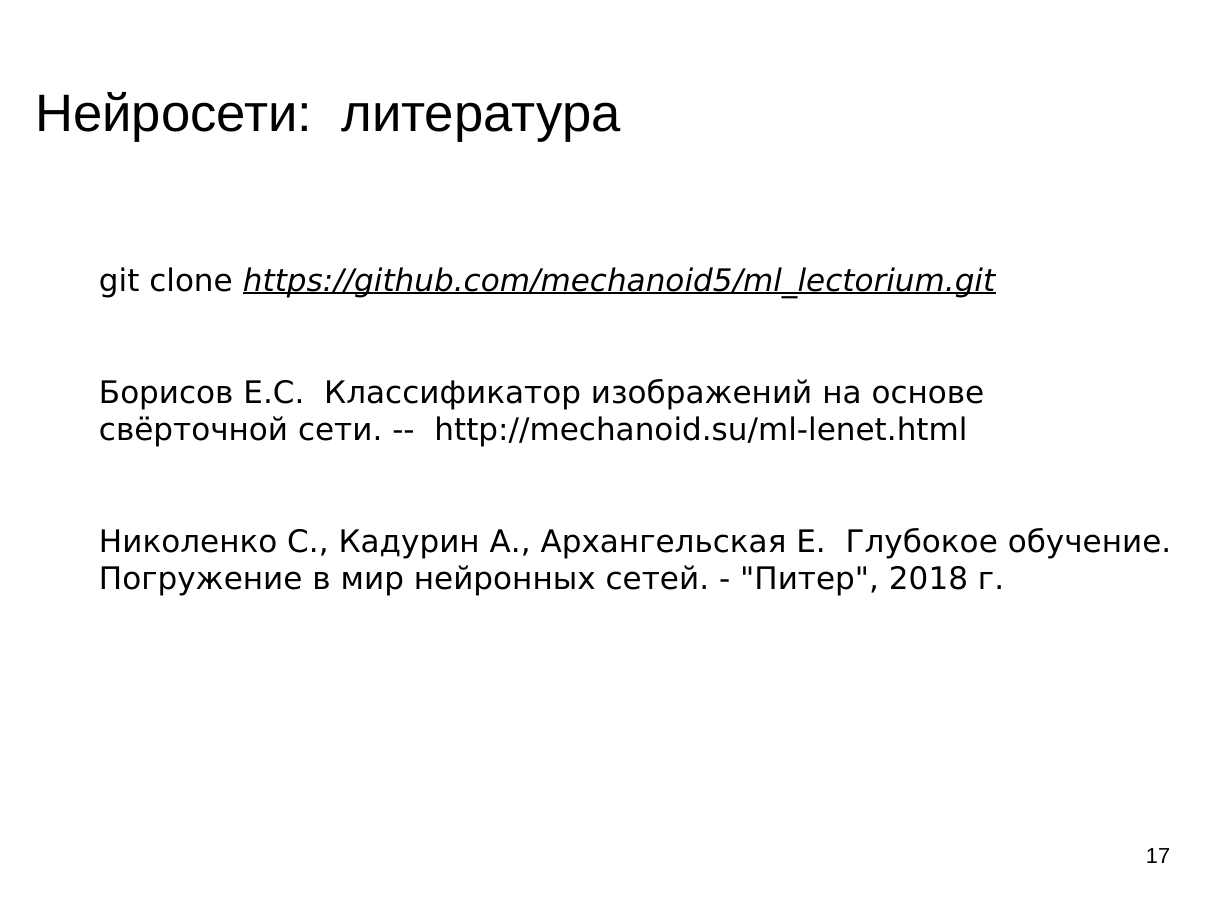
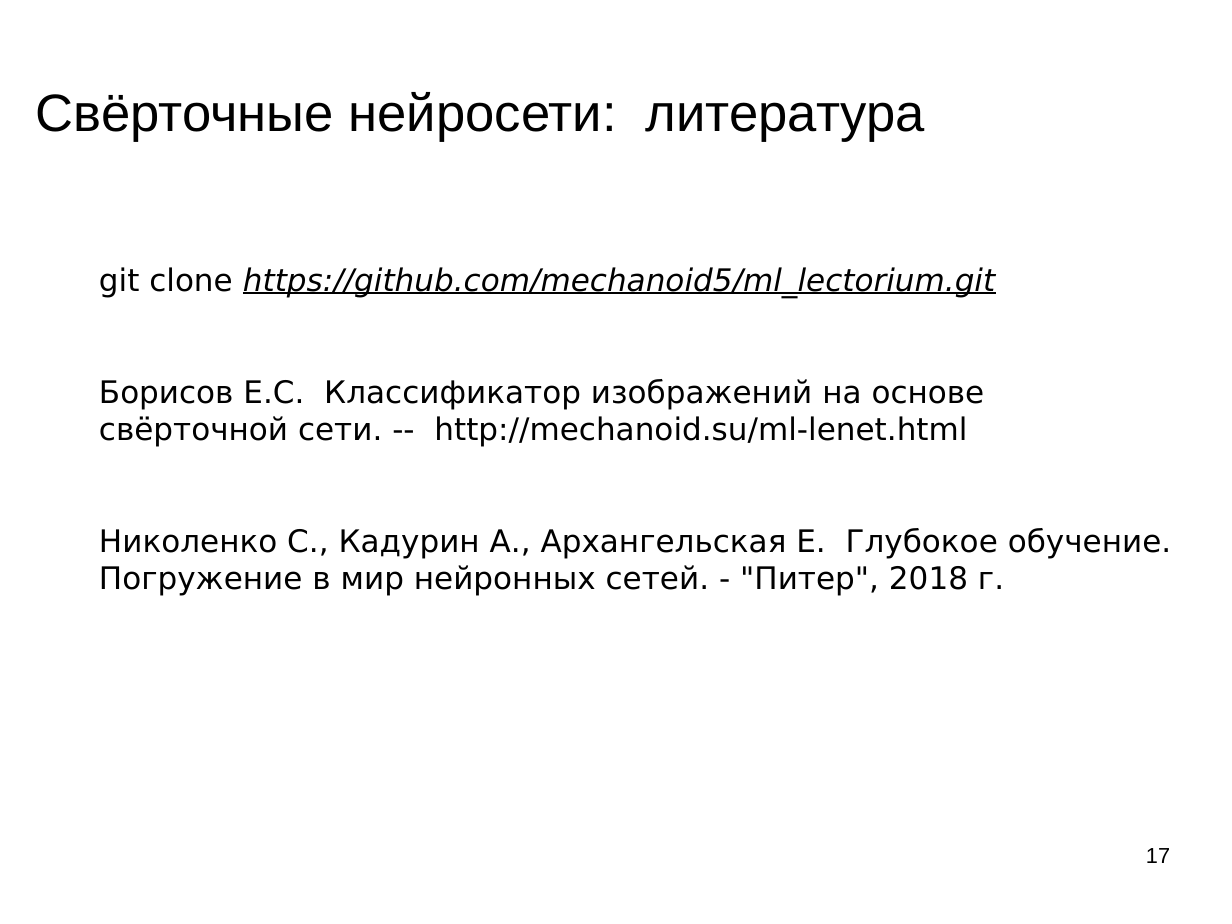
Before and after one commit to mechanoid5/ml_lectorium_legacy, a slide deck: slide 17 of 23-convnet.odp. Drawn at 1232x924 pixels with LibreOffice and Linux fonts; fonts in the diff are those of the drawing; background and template pictures are left out. Boxes give left, top, right and bottom in pixels: in the first picture for what was removed or moved away, otherwise in the second. Text is boxed around its words. In the diff, an @@ line names an element or a change of style, - is before the commit and + after.

```diff
--- a/23-convnet.odp
+++ b/23-convnet.odp
@@ title at [35,92,925,142]: text changed @@
-Нейросети: литература
+Свёрточные нейросети: литература
```
Also in this commit, not shown: 15 other slides changed, 1 slide removed, 50 other files.
